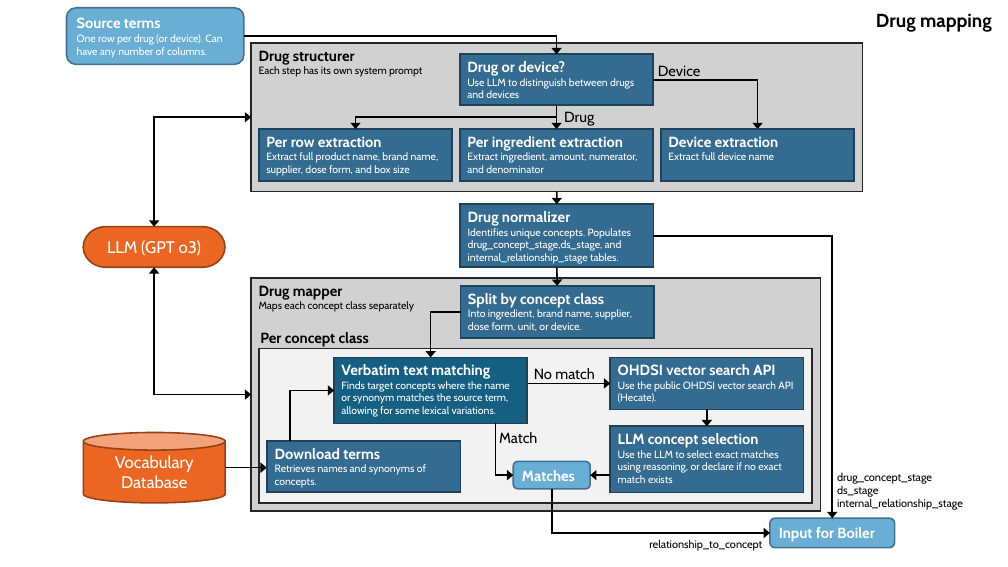
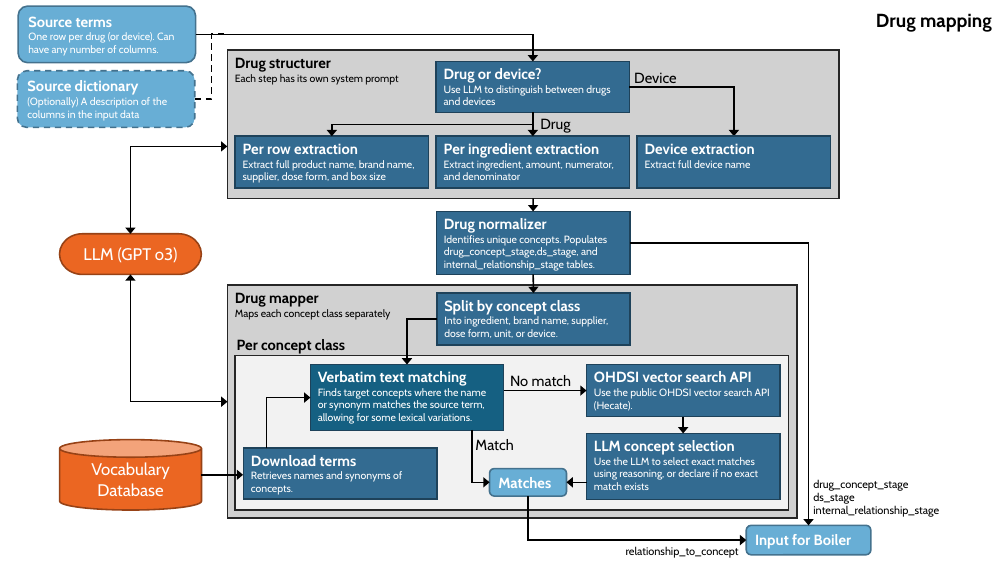
Before and after one commit to OHDSI/Ariadne, a slide deck: slide 2 of docs/assets/AriadneDiagram.pptx. Drawn at 1008x567 pixels with LibreOffice and Linux fonts; fonts in the diff are those of the drawing. Boxes give left, top, right and bottom in pixels: in the first picture for what was removed or moved away, otherwise in the second. Text is boxed around its words. In the diff, an @@ line names an element or a change of style, - is before the commit and + after.

```diff
--- a/docs/assets/AriadneDiagram.pptx
+++ b/docs/assets/AriadneDiagram.pptx
@@ rounded rectangle "Source terms": place and size @@
-rounded rectangle "Source terms" at [67,8,244,64]
+rounded rectangle "Source terms" at [18,6,196,63]
@@ elbow line added from (195, 99) to (228, 34), #000000 1.5 pt dashed @@
@@ elbow arrow moved from (244, 36) - (557, 54) to (196, 35) - (533, 61) @@
@@ rounded rectangle added at [17,71,195,128], fill #68AED5, outline #44728E 1.5 pt dashed, 10 pt, text #FFFFFF @@
+Source dictionary
+(Optionally) A description of the columns in the input data
@@ elbow double arrow moved from (251, 117) - (154, 227) to (228, 147) - (131, 234) @@
@@ 3 elbow arrows, 3 arrows, 2 rounded rectangles, 1 rectangle, 1 text: place and size @@
-3 elbow arrows, 3 arrows, 2 rounded rectangles, 1 rectangle, 1 text at [260,79,895,547]
+3 elbow arrows, 3 arrows, 2 rounded rectangles, 1 rectangle, 1 text at [237,87,871,555]
@@ 12 rectangles, 6 texts, 4 elbow arrows, 4 arrows, 1 pill shape, 1 cylinder, 1 elbow double arrow: place and size @@
-12 rectangles, 6 texts, 4 elbow arrows, 4 arrows, 1 pill shape, 1 cylinder, 1 elbow double arrow at [83,43,963,551]
+12 rectangles, 6 texts, 4 elbow arrows, 4 arrows, 1 pill shape, 1 cylinder, 1 elbow double arrow at [60,50,939,558]
```
Also in this commit, not shown: 1 other slide changed, 4 other files.
